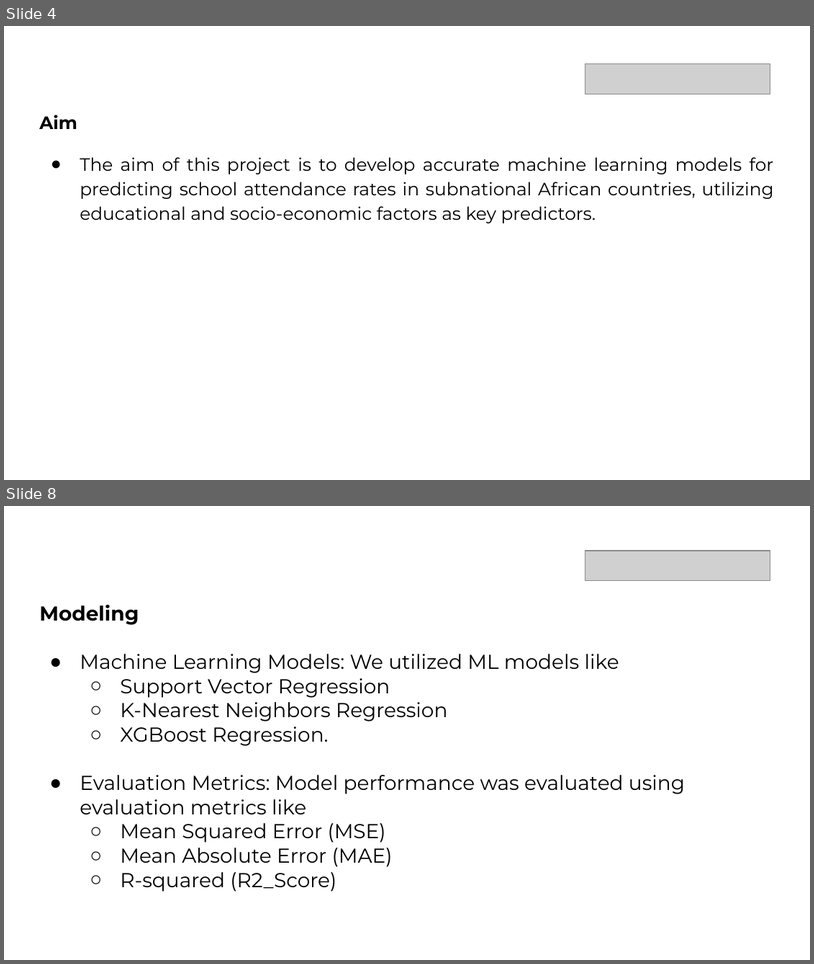
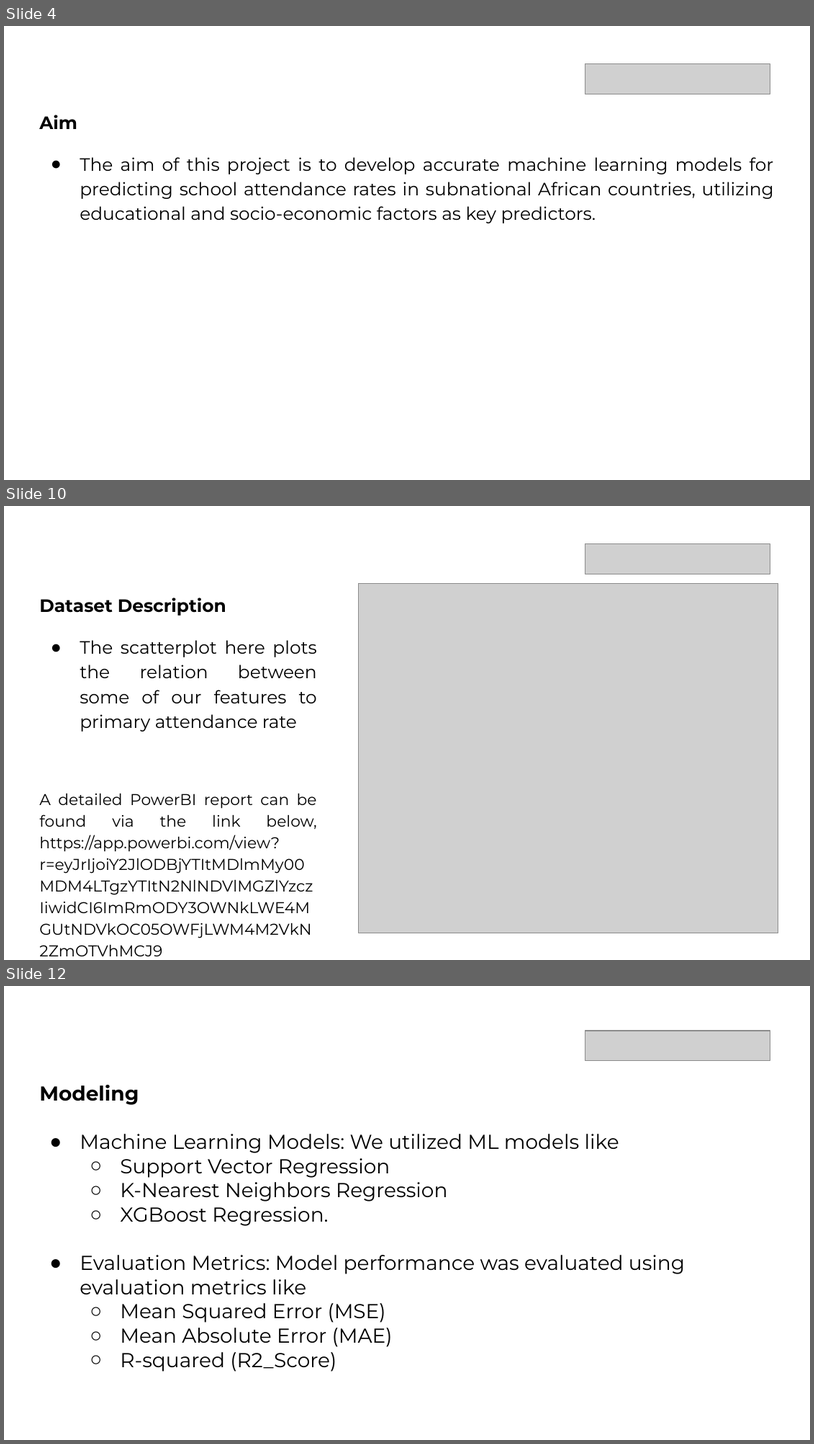
Before and after one commit to BheezPen/My-Upskilling-in-DS-and-AI-ML, a slide deck: 1st_Premier_Project/Confirmed_Deliverables/Predicting School Attendance Rate in Sub-National African Countries (Using Educational Infrastructure)_NeuralCraft.pptx. Shown one above the other, each under a label of ours: slides 4 and 8 before the commit, slides 4, 10 and 12 after it; the slides between them are not shown. The pictures are 814x964 and 814x1444 pixels, drawn with LibreOffice and Linux fonts; fonts in the diff are those of the drawing; grey boxes stand for pictures. Boxes give left, top, right and bottom in pixels: in the first picture for what was removed or moved away, otherwise in the second. Text is boxed around its words. In the diff, an @@ line names an element or a change of style, - is before the commit and + after.

```diff
--- a/1st_Premier_Project/Confirmed_Deliverables/Predicting School Attendance Rate in Sub-National African Countries (Using Educational Infrastructure)_NeuralCraft.pptx
+++ b/1st_Premier_Project/Confirmed_Deliverables/Predicting School Attendance Rate in Sub-National African Countries (Using Educational Infrastructure)_NeuralCraft.pptx
@@ slide 10 added at [4, 506, 810, 960], background #FFFFFF @@
@@ picture added at [586, 544, 770, 574] @@
@@ picture added at [359, 584, 779, 932] @@
@@ title added at [39, 597, 317, 873], 14 pt, text #000000 @@
+Dataset Description
+● The scatterplot here plots the relation between some of our features to primary attendance rate
+A detailed PowerBI report can be found via the link below, https://app.powerbi.com/view?r=eyJrIjoiY2JlODBjYTItMDlmMy00MDM4LTgzYTItN2NlNDVlMGZlYzczIiwidCI6ImRmODY3OWNkLWE4MGUtNDVkOC05OWFjLWM4M2VkN2ZmOTVhMCJ9
@@ what was slide 8 is now slide 12 @@
```
Also in this commit, not shown: 6 slides changed, 5 other slides added, 2 other files.
